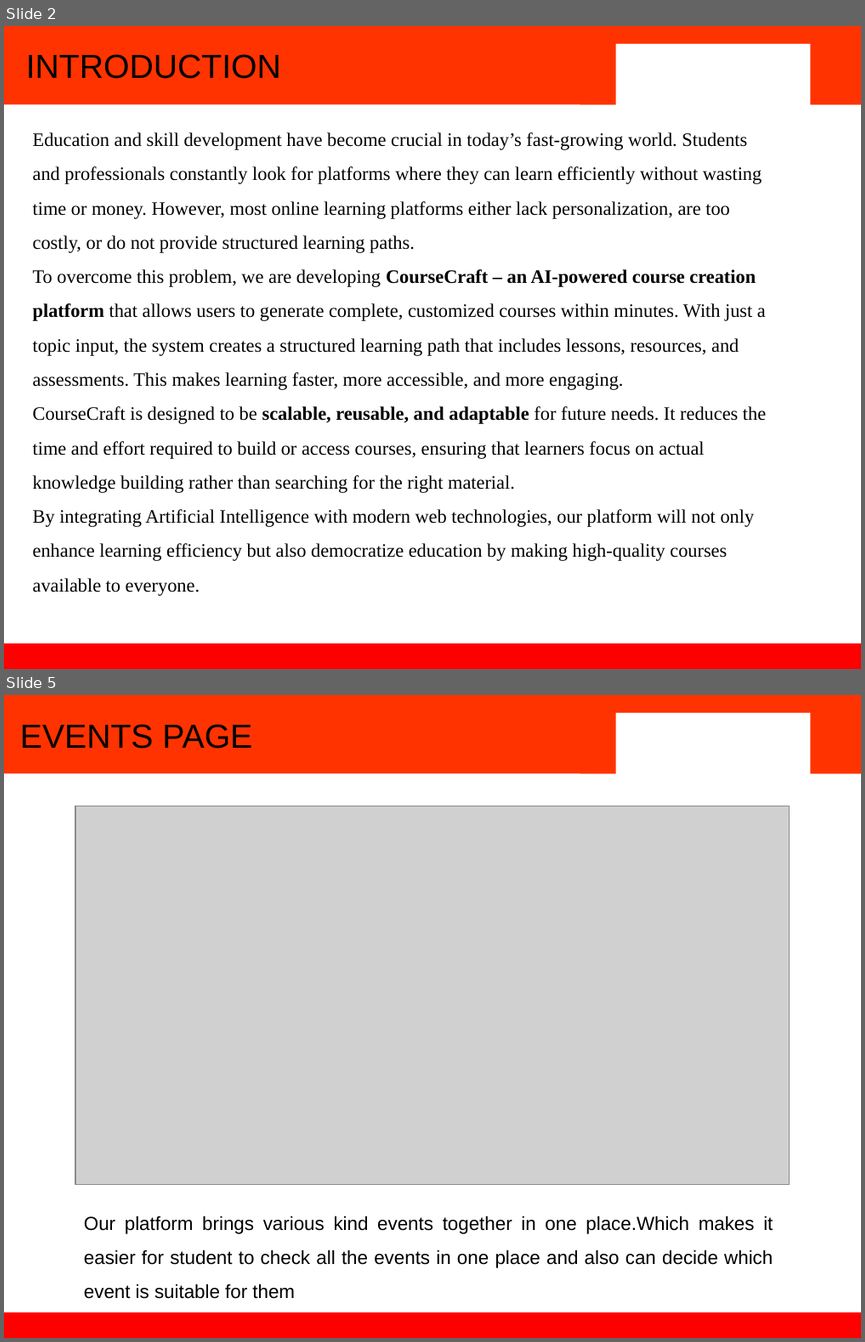
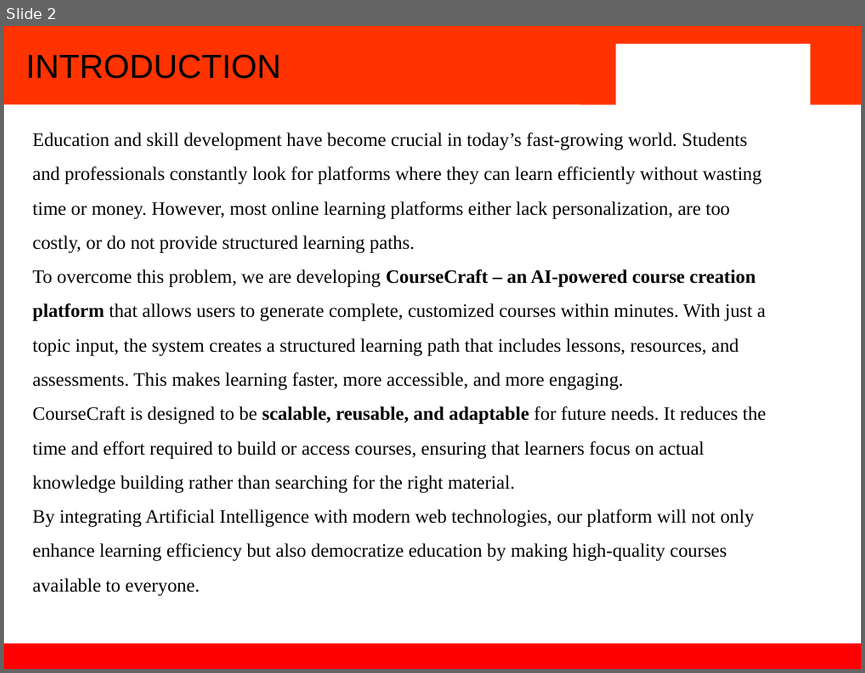
Before and after one commit to KartikyaSokhal/CourseCraft, a slide deck: FEE ST1/coursecraft.pptx. Shown one above the other, each under a label of ours: slides 2 and 5 before the commit, slide 2 after it; the slides between them are not shown. The pictures are 865x1342 and 865x673 pixels, drawn with LibreOffice and Linux fonts; fonts in the diff are those of the drawing; grey boxes stand for pictures; background and template pictures are left out. Boxes give left, top, right and bottom in pixels: in the first picture for what was removed or moved away, otherwise in the second. Text is boxed around its words. In the diff, an @@ line names an element or a change of style, - is before the commit and + after.

```diff
--- a/FEE ST1/coursecraft.pptx
+++ b/FEE ST1/coursecraft.pptx
@@ slide 5 removed at bbox=[4, 695, 861, 1338], background #FFFFFF; not listed: 4 template elements that a slide beside it also shows @@
@@ text removed at bbox=[20, 724, 252, 749] @@
-EVENTS PAGE
@@ picture removed at bbox=[75, 805, 789, 1185] @@
@@ text removed at bbox=[84, 1215, 772, 1299] @@
-Our platform brings various kind events together in one place.Which makes it easier for student to check all the events in one place and also can decide which event is suitable for them
```
Also in this commit, not shown: 3 slides changed, 3 slides added, 3 other slides removed, 2 other files.
